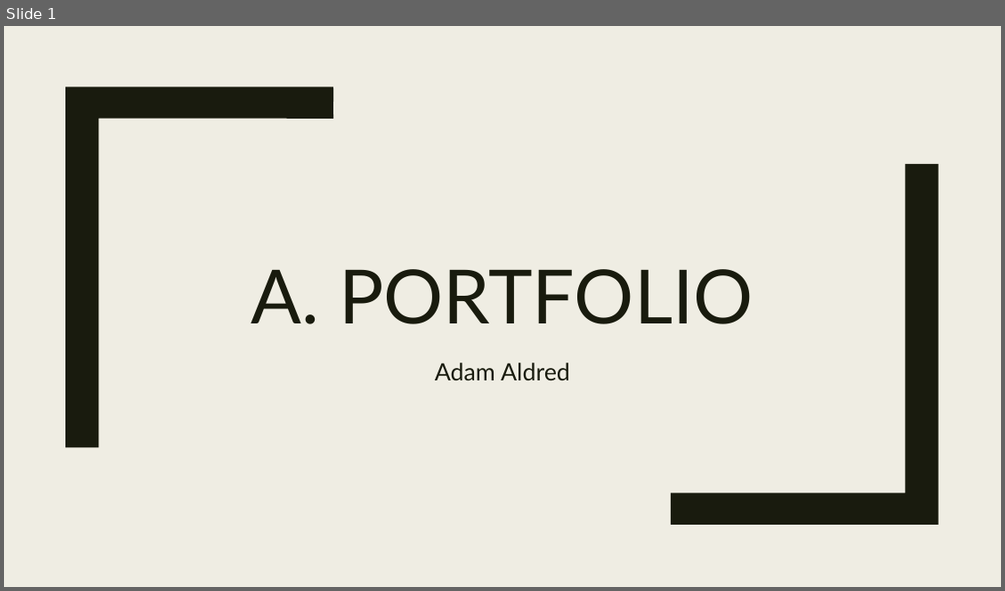
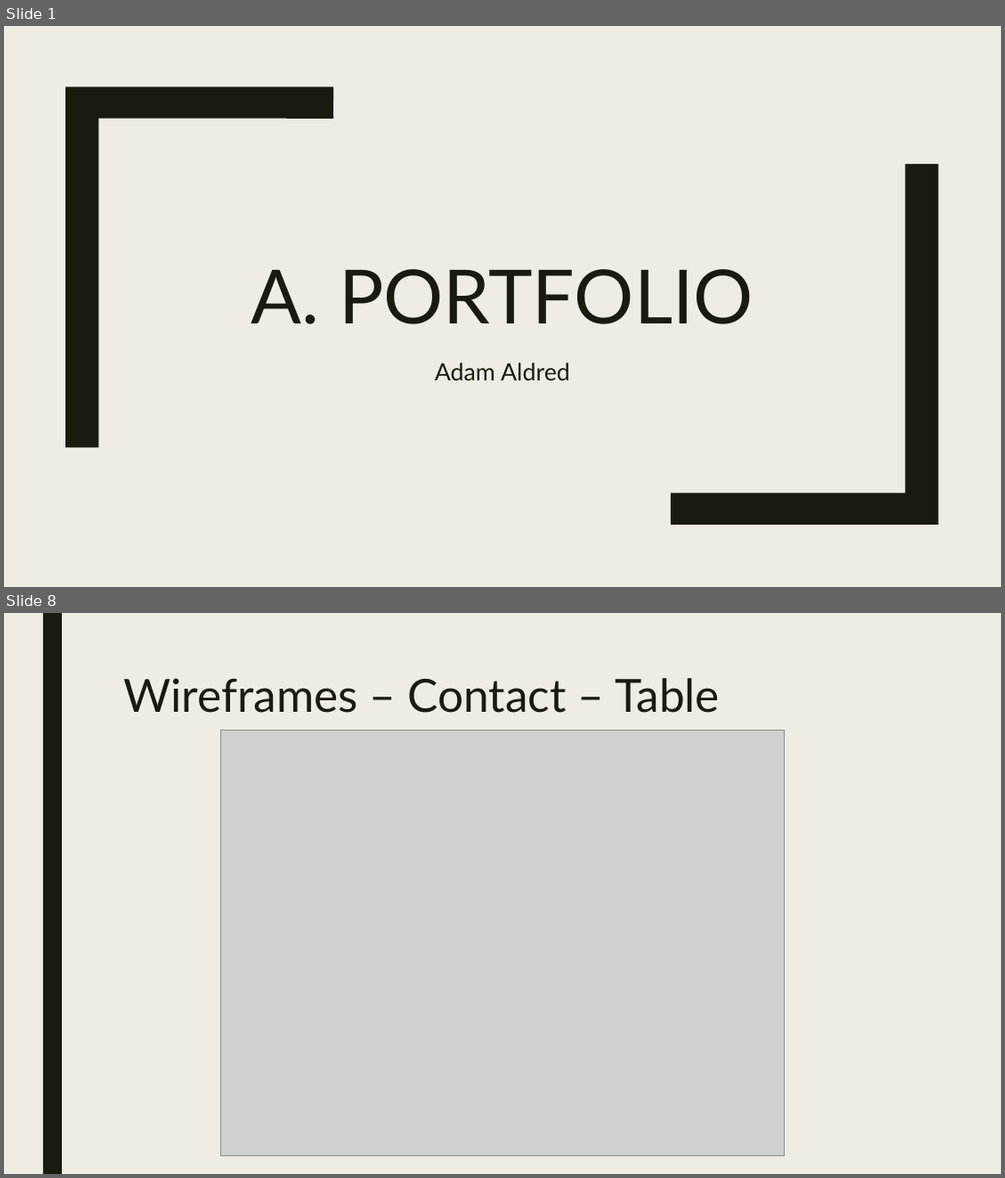
Before and after one commit to adam22gary/adam22gary.github.io, a slide deck: ppt/presentation.pptx. Shown one above the other, each under a label of ours: slide 1 before the commit, slides 1 and 8 after it; the slides between them are not shown. The pictures are 1005x591 and 1005x1178 pixels, drawn with LibreOffice and Linux fonts; fonts in the diff are those of the drawing; grey boxes stand for pictures. Boxes give left, top, right and bottom in pixels: in the first picture for what was removed or moved away, otherwise in the second. Text is boxed around its words. In the diff, an @@ line names an element or a change of style, - is before the commit and + after.

Commit message:
add presentation images fixed a few typos

```diff
--- a/ppt/presentation.pptx
+++ b/ppt/presentation.pptx
@@ slide 8 added at (x1=4, y1=613, x2=1001, y2=1174), background #EFEDE3 @@
@@ rectangle added at (x1=43, y1=613, x2=62, y2=1174), fill #191B0E @@
@@ title added at (x1=123, y1=678, x2=720, y2=713), 44 pt, text #191B0E @@
+Wireframes – Contact – Table
@@ picture added at (x1=221, y1=730, x2=784, y2=1155) @@
```
Also in this commit, not shown: 2 slides changed, 9 other slides added, 10 other files.
